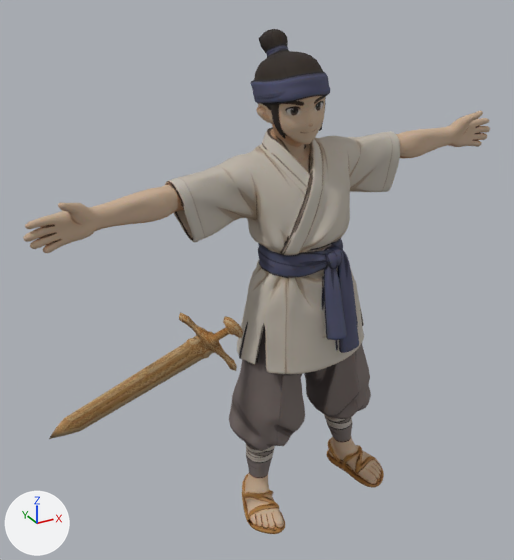
A saved change to the glTF model frontend/public/ghotin2/3d/aprendiz.glb.
Before and after are seen from a 50 mm camera at (-1.28, -1.92, 1.84) aimed at (-0.25, -0.04, 0.9). The axes (+X, +Y, +Z) are drawn at lower left. The lights are the same throughout. The first picture is the older version.

Objects in the first picture: 'corpo', 'peca_espada', 'peca_espada_cabo'.
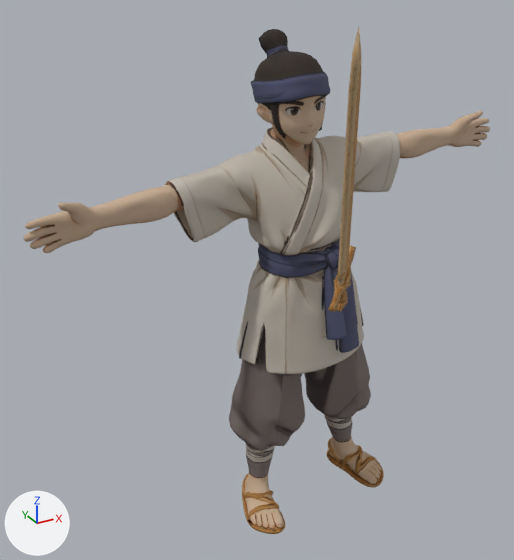
Boxes [x1, y1, x2, y2] around the edits, measured in the pictures (514 x 560 px):
'peca_espada', moved, turned
    before: [49, 338, 212, 439]
    after: [337, 27, 361, 283]
'peca_espada_cabo', moved, turned
    before: [179, 312, 243, 371]
    after: [328, 246, 356, 312]

Diff of the bpy script that builds the scene:
```diff
--- a/frontend/public/ghotin2/3d/aprendiz.glb.py
+++ b/frontend/public/ghotin2/3d/aprendiz.glb.py
@@ ob_peca_espada @@
 ob_peca_espada.parent = ob_personagem
-ob_peca_espada.location = (-0.483, -0.127, 0.767)
-ob_peca_espada.rotation_euler = (2.467, -0.189, 0.964)  # degrees (141, -11, 55)
+ob_peca_espada.location = (-0.152, -0.379, 1.035)
+ob_peca_espada.rotation_euler = (-1.972, -0.0846, 2.332)  # degrees (-113, -4.8, 134)
 ob_peca_espada.scale = (0.7, 0.7, 0.7)
@@ ob_peca_espada_cabo @@
 ob_peca_espada_cabo.parent = ob_personagem
-ob_peca_espada_cabo.location = (-0.483, -0.127, 0.767)
-ob_peca_espada_cabo.rotation_euler = (2.467, -0.189, 0.964)  # degrees (141, -11, 55)
+ob_peca_espada_cabo.location = (-0.152, -0.379, 1.035)
+ob_peca_espada_cabo.rotation_euler = (-1.972, -0.0846, 2.332)  # degrees (-113, -4.8, 134)
 ob_peca_espada_cabo.scale = (0.7, 0.7, 0.7)
```
